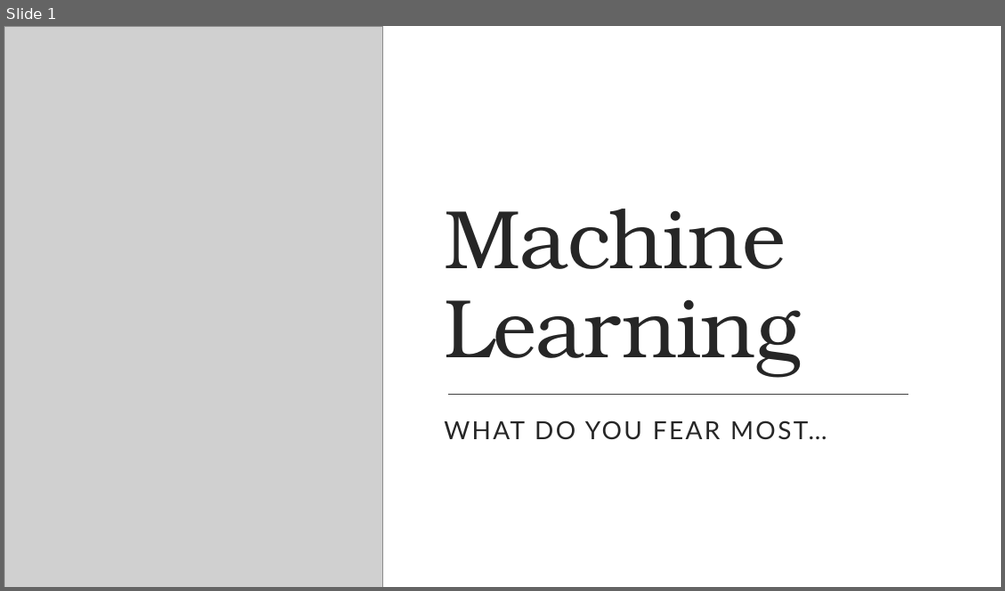
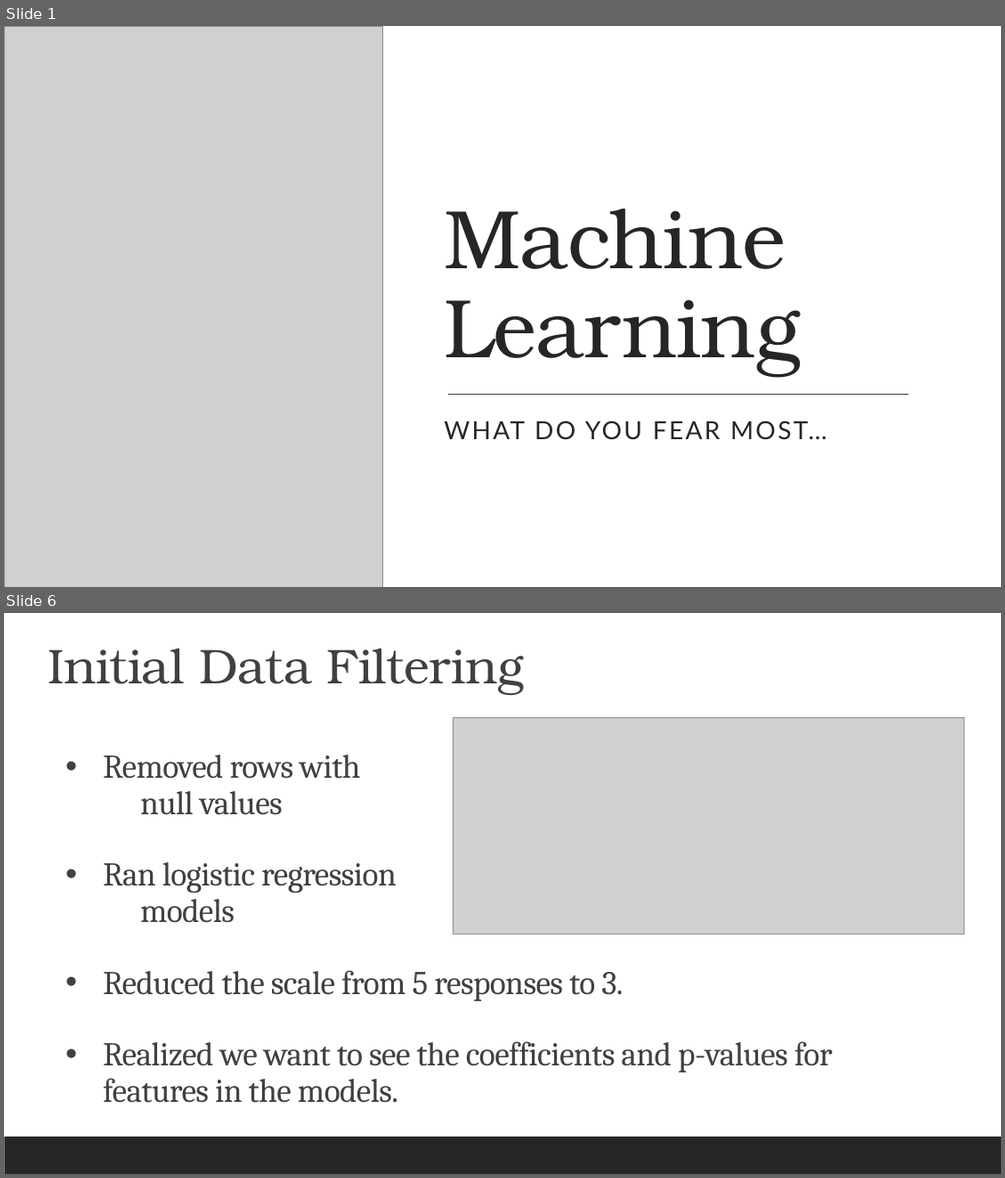
Before and after one commit to BDomogalla/machine-learning-project, a slide deck: machine_learning_pp.pptx. Shown one above the other, each under a label of ours: slide 1 before the commit, slides 1 and 6 after it; the slides between them are not shown. The pictures are 1005x591 and 1005x1178 pixels, drawn with LibreOffice and Linux fonts; fonts in the diff are those of the drawing; grey boxes stand for pictures. Boxes give left, top, right and bottom in pixels: in the first picture for what was removed or moved away, otherwise in the second. Text is boxed around its words. In the diff, an @@ line names an element or a change of style, - is before the commit and + after.

```diff
--- a/machine_learning_pp.pptx
+++ b/machine_learning_pp.pptx
@@ slide 6 added at box(4, 613, 1001, 1174), background #FFFFFF; not listed: 1 template element that a slide beside it also shows @@
@@ text added at box(48, 648, 524, 695), 47 pt, text #404040 @@
+Initial Data Filtering
@@ picture added at box(453, 718, 964, 934) @@
@@ text added at box(103, 755, 833, 1103), 32 pt, text #404040 @@
+• Removed rows with
+null values
+• Ran logistic regression
+models
+• Reduced the scale from 5 responses to 3.
+• Realized we want to see the coefficients and p-values for features in the models.
```
Also in this commit, not shown: 1 slide changed, 10 other slides added, 1 slide removed, 6 other files.
